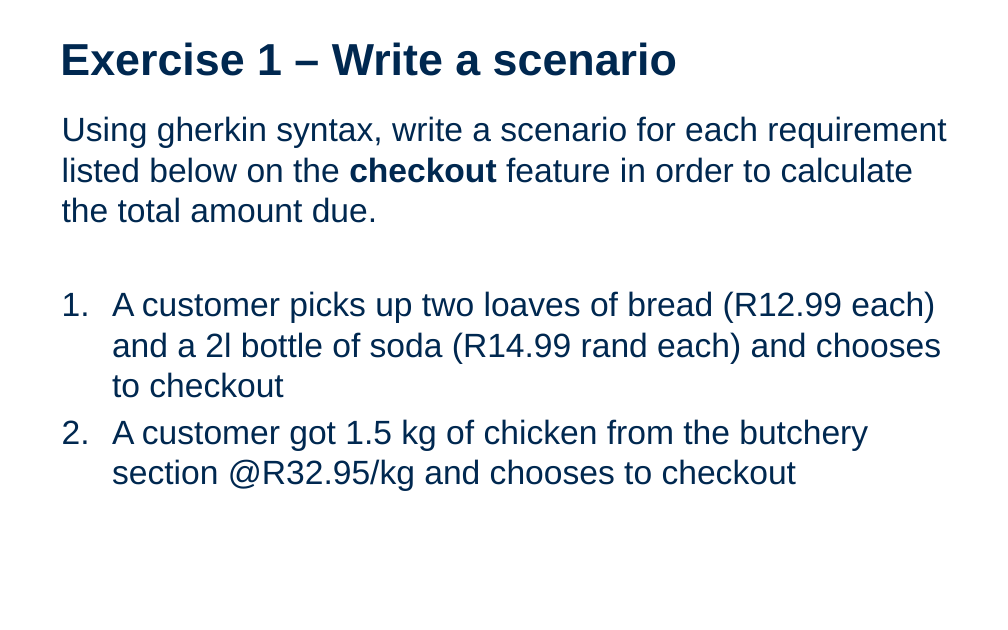
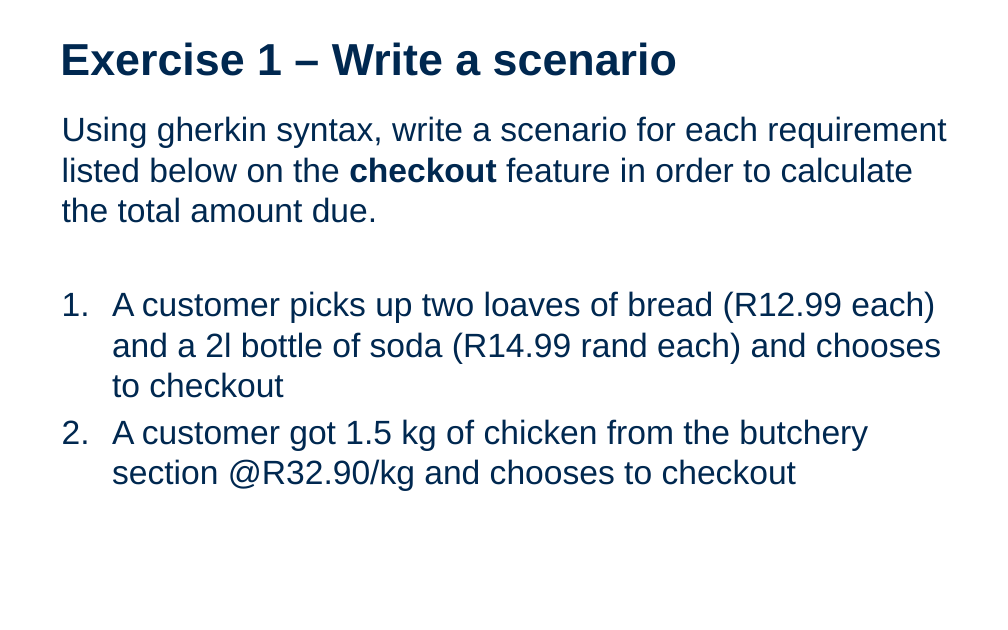
Before and after one commit to ulrich-matthiae/Dojo_BDD, a slide deck: slide 9 of content/Entelect - BDD and Cucumber Dojo - 2017 (1).pptx. Drawn at 1008x630 pixels with LibreOffice and Linux fonts; fonts in the diff are those of the drawing; background and template pictures are left out. Boxes give left, top, right and bottom in pixels: in the first picture for what was removed or moved away, otherwise in the second. Text is boxed around its words. In the diff, an @@ line names an element or a change of style, - is before the commit and + after.

```diff
--- a/content/Entelect - BDD and Cucumber Dojo - 2017 (1).pptx
+++ b/content/Entelect - BDD and Cucumber Dojo - 2017 (1).pptx
@@ text at [112,419,868,491]: text changed @@
-2. A customer got 1.5 kg of chicken from the butchery section @R32.95/kg and chooses to checkout
+2. A customer got 1.5 kg of chicken from the butchery section @R32.90/kg and chooses to checkout
```
Also in this commit, not shown: 2 other slides changed, 1 other file.
